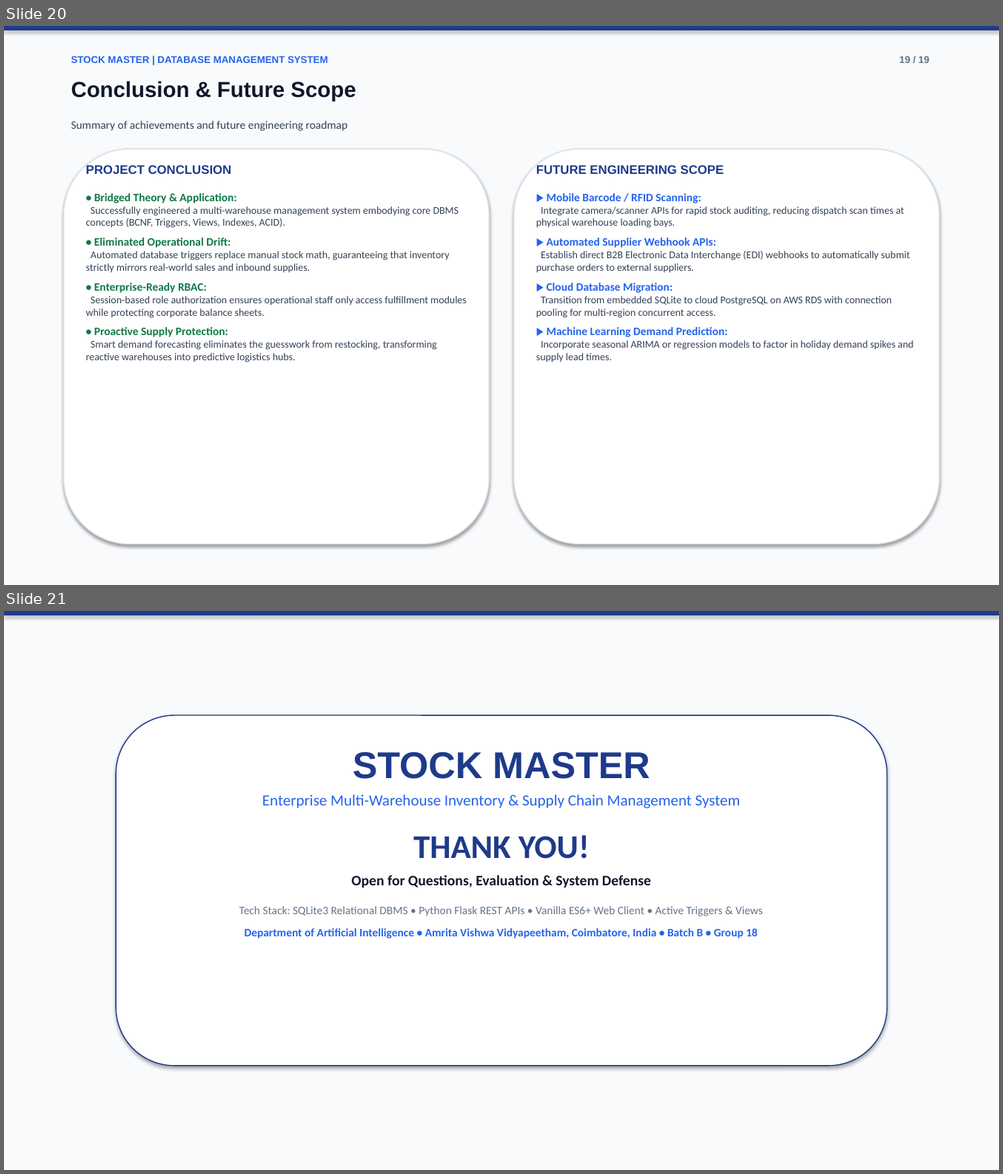
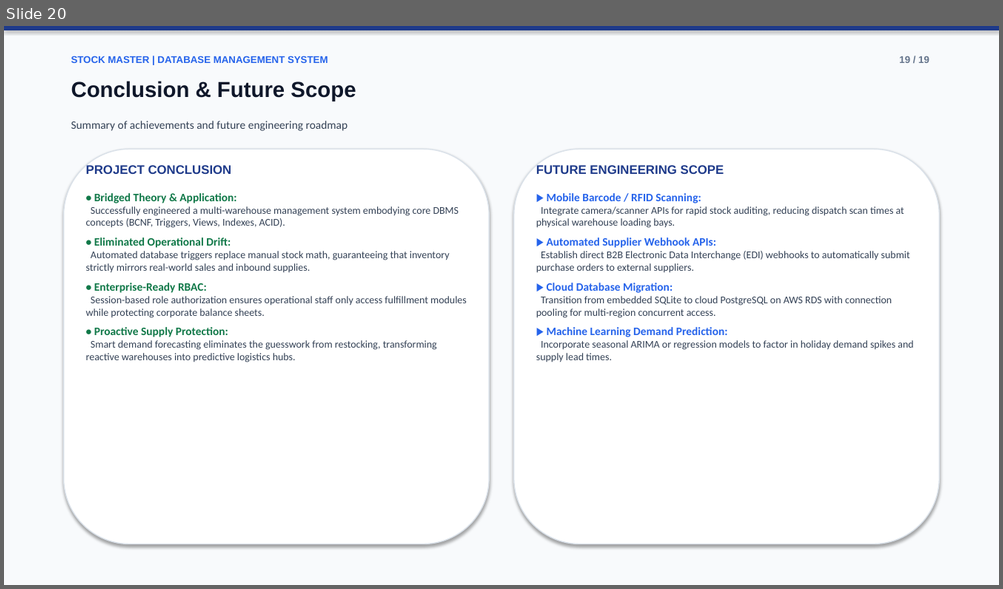
Before and after one commit to puneethkalinga/StockMaster-DBMS, a slide deck: StockMaster_Final_Review_Presentation.pptx. Shown one above the other, each under a label of ours: slides 20 and 21 before the commit, slide 20 after it. The pictures are 1003x1174 and 1003x589 pixels, drawn with LibreOffice and Linux fonts; fonts in the diff are those of the drawing. Boxes give left, top, right and bottom in pixels: in the first picture for what was removed or moved away, otherwise in the second. Text is boxed around its words. In the diff, an @@ line names an element or a change of style, - is before the commit and + after.

Commit message:
Update final slide: clean thank you layout

```diff
--- a/StockMaster_Final_Review_Presentation.pptx
+++ b/StockMaster_Final_Review_Presentation.pptx
@@ slide 21 removed at <box>4,611,999,1170</box>, background #FFFFFF @@
@@ rectangle removed at <box>4,611,999,1170</box> @@
@@ rectangle removed at <box>4,611,999,615</box> @@
@@ rounded rectangle removed at <box>116,715,887,1066</box> @@
@@ text removed at <box>239,752,762,939</box> @@
-STOCK MASTER
-Enterprise Multi-Warehouse Inventory & Supply Chain Management System
-THANK YOU!
-Open for Questions, Evaluation & System Defense
-Tech Stack: SQLite3 Relational DBMS • Python Flask REST APIs • Vanilla ES6+ Web Client • Active Triggers & Views
-Department of Artificial Intelligence • Amrita Vishwa Vidyapeetham, Coimbatore, India • Batch B • Group 18
```
Also in this commit, not shown: 1 slide added.
